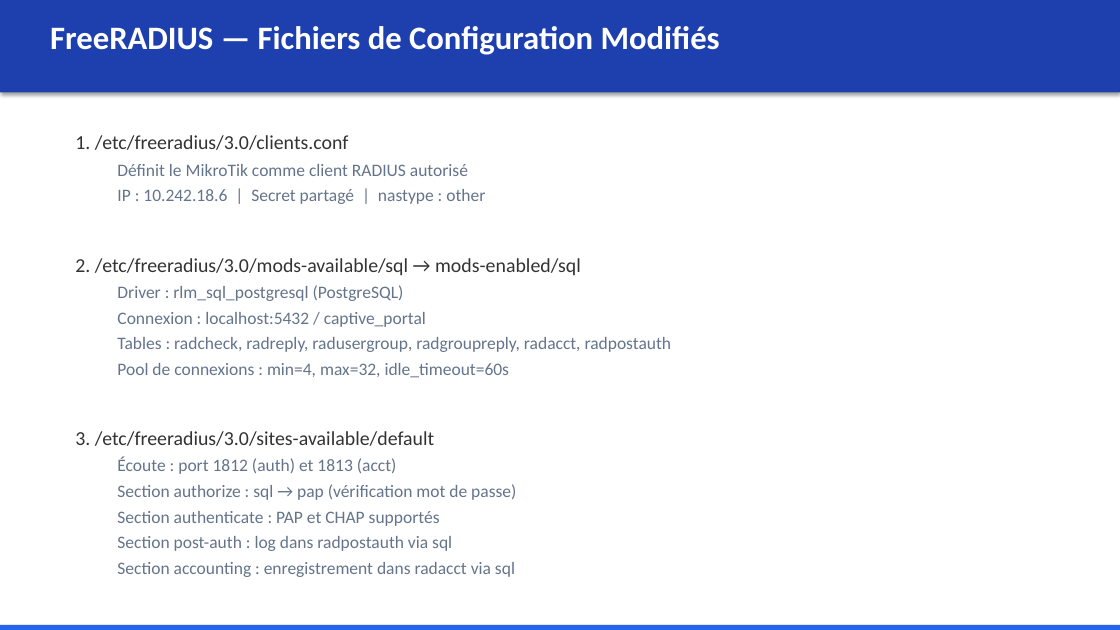
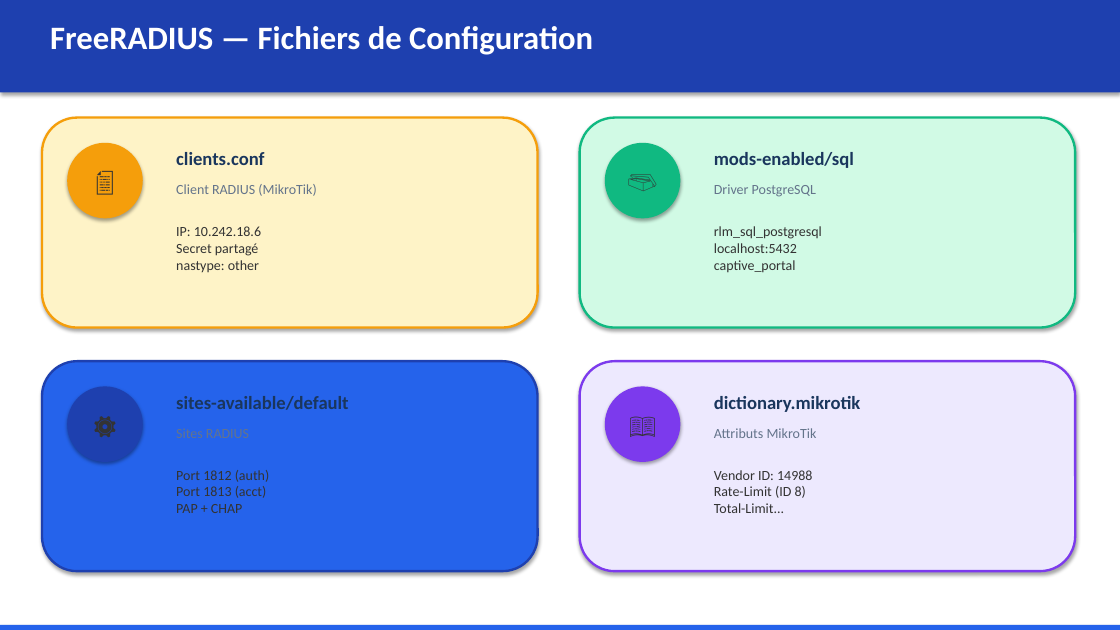
Before and after one commit to Valerdy/captive-portal, a slide deck: slide 13 of Presentation_Portail_Captif_UCAC_ICAM.pptx (slide 19 before the commit). Drawn at 1120x630 pixels with LibreOffice and Linux fonts; fonts in the diff are those of the drawing. Boxes give left, top, right and bottom in pixels: in the first picture for what was removed or moved away, otherwise in the second. Text is boxed around its words. In the diff, an @@ line names an element or a change of style, - is before the commit and + after.

```diff
--- a/Presentation_Portail_Captif_UCAC_ICAM.pptx
+++ b/Presentation_Portail_Captif_UCAC_ICAM.pptx
@@ text at (50,26,593,55): text changed @@
-FreeRADIUS — Fichiers de Configuration Modifiés
+FreeRADIUS — Fichiers de Configuration
@@ rounded rectangle added at (42,118,538,328), fill #FEF3C7, outline #F59E0B 2 pt @@
@@ rounded rectangle added at (580,118,1075,328), fill #D1FAE5, outline #10B981 2 pt @@
@@ ellipse added at (67,143,143,218), fill #F59E0B, 22 pt, text #333333 @@
+📄
@@ text removed at (75,135,672,577) @@
-1. /etc/freeradius/3.0/clients.conf
-  Définit le MikroTik comme client RADIUS autorisé
-  IP : 10.242.18.6 | Secret partagé | nastype : other
-2. /etc/freeradius/3.0/mods-available/sql → mods-enabled/sql
-  Driver : rlm_sql_postgresql (PostgreSQL)
-  Connexion : localhost:5432 / captive_portal
-  Tables : radcheck, radreply, radusergroup, radgroupreply, radacct, radpostauth
-  Pool de connexions : min=4, max=32, idle_timeout=60s
-3. /etc/freeradius/3.0/sites-available/default
-  Écoute : port 1812 (auth) et 1813 (acct)
-  Section authorize : sql → pap (vérification mot de passe)
-  Section authenticate : PAP et CHAP supportés
-  Section post-auth : log dans radpostauth via sql
-  Section accounting : enregistrement dans radacct via sql
-4. /etc/freeradius/3.0/dictionary.mikrotik
-  Attributs vendor-specific MikroTik (Vendor ID : 14988)
-  Mikrotik-Rate-Limit (ID 8), Mikrotik-Recv-Limit, Mikrotik-Total-Limit...
@@ ellipse added at (605,143,681,218), fill #10B981, 22 pt, text #333333 @@
+🗃️
@@ text added at (176,152,264,165), 16 pt, text #1A365D, bold @@
+clients.conf
@@ text added at (714,152,854,168), 16 pt, text #1A365D, bold @@
+mods-enabled/sql
@@ text added at (176,184,316,196), 12 pt, text #64748B @@
+Client RADIUS (MikroTik)
@@ text added at (714,184,816,197), 12 pt, text #64748B @@
+Driver PostgreSQL
@@ text added at (176,226,261,272), 12 pt, text #333333 @@
+IP: 10.242.18.6
+Secret partagé
+nastype: other
@@ text added at (714,226,822,272), 12 pt, text #333333 @@
+rlm_sql_postgresql
+localhost:5432
+captive_portal
@@ rounded rectangle added at (42,361,538,571), fill #2563EB, outline #1E40AF 2 pt @@
@@ ellipse added at (67,386,143,462), fill #1E40AF, 22 pt, text #333333 @@
+⚙️
@@ rounded rectangle added at (580,361,1075,571), fill #EDE9FE, outline #7C3AED 2 pt @@
@@ ellipse added at (605,386,681,462), fill #7C3AED, 22 pt, text #333333 @@
+📖
@@ text added at (176,396,348,410), 16 pt, text #1A365D, bold @@
+sites-available/default
@@ text added at (714,396,861,412), 16 pt, text #1A365D, bold @@
+dictionary.mikrotik
@@ text added at (714,428,817,438), 12 pt, text #64748B @@
+Attributs MikroTik
@@ text added at (176,470,270,513), 12 pt, text #333333 @@
+Port 1812 (auth)
+Port 1813 (acct)
+PAP + CHAP
@@ text added at (714,470,812,513), 12 pt, text #333333 @@
+Vendor ID: 14988
+Rate-Limit (ID 8)
+Total-Limit...
```
Also in this commit, not shown: 9 other slides changed, 9 slides added, 23 slides removed, 1 other file.
